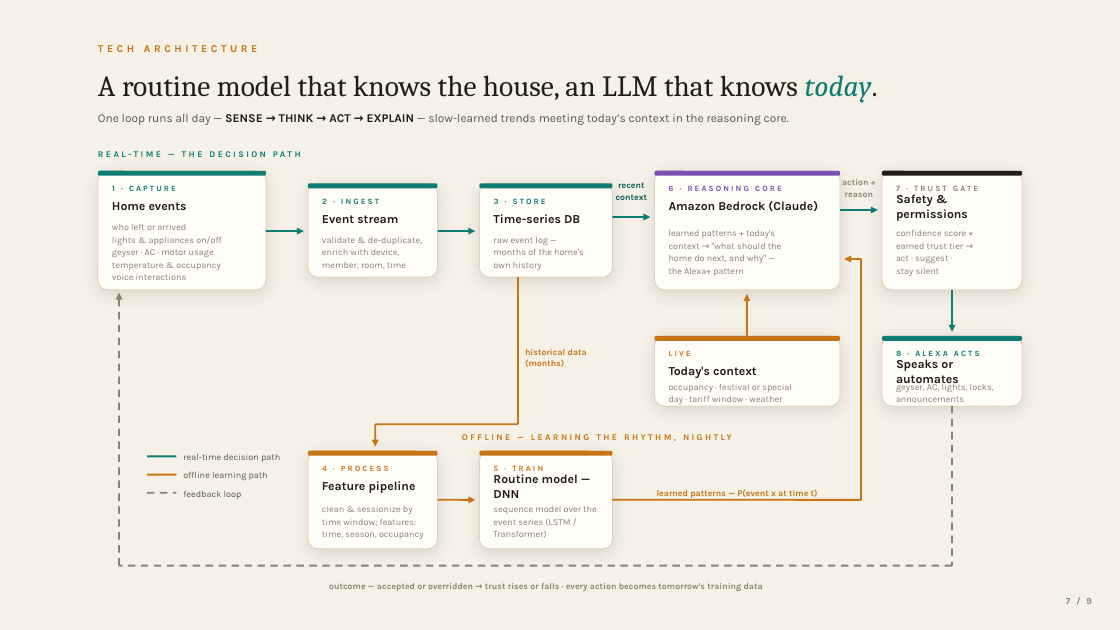
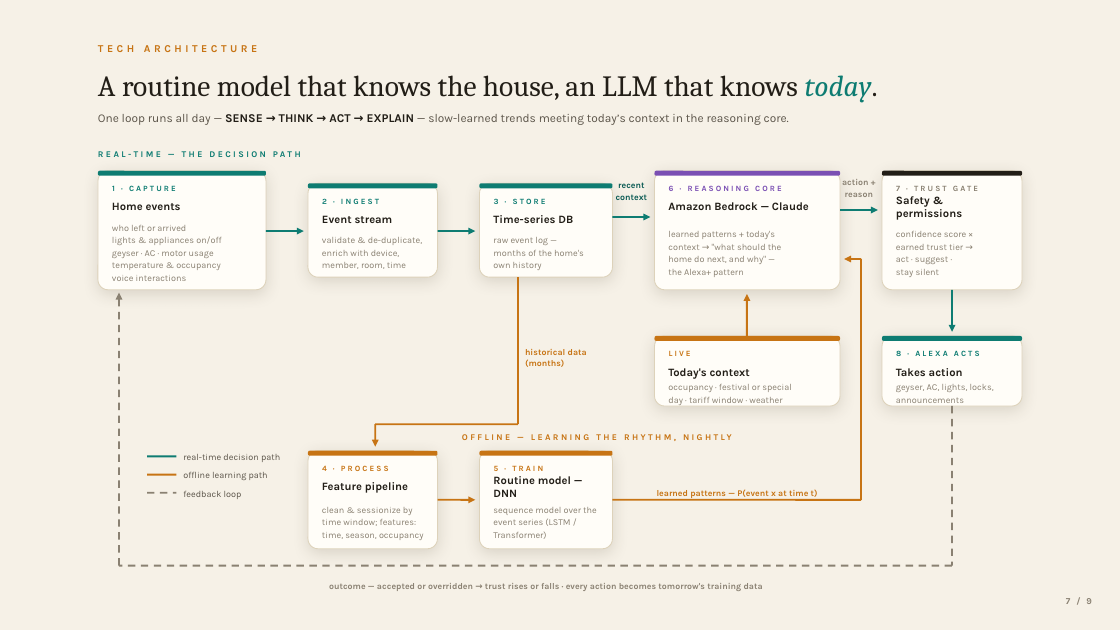
Before and after one commit to piyushk-dev/hackon_project, a slide deck: slide 7 of deck/Alexa-Thinks-Ahead-Bar-Raisers-portable.pptx. Drawn at 1120x630 pixels with LibreOffice and Linux fonts; fonts in the diff are those of the drawing. Boxes give left, top, right and bottom in pixels: in the first picture for what was removed or moved away, otherwise in the second. Text is boxed around its words. In the diff, an @@ line names an element or a change of style, - is before the commit and + after.

```diff
--- a/deck/Alexa-Thinks-Ahead-Bar-Raisers-portable.pptx
+++ b/deck/Alexa-Thinks-Ahead-Bar-Raisers-portable.pptx
@@ text at (668,202,809,210): text changed; size 10.5 to 9.6 pt @@
-Amazon Bedrock (Claude)
+Amazon Bedrock — Claude
@@ text at (896,368,963,376): text changed; size 10.5 to 9.6 pt @@
-Speaks or automates
+Takes action
@@ size 10.5 to 9.6 pt in 7 elements at (896,196,962,220), (668,368,750,379), (112,202,181,210), (493,215,573,223), (493,476,571,497), (322,215,393,223), (322,482,408,493) @@
```
Also in this commit, not shown: 4 other slides changed, 4 other files.
